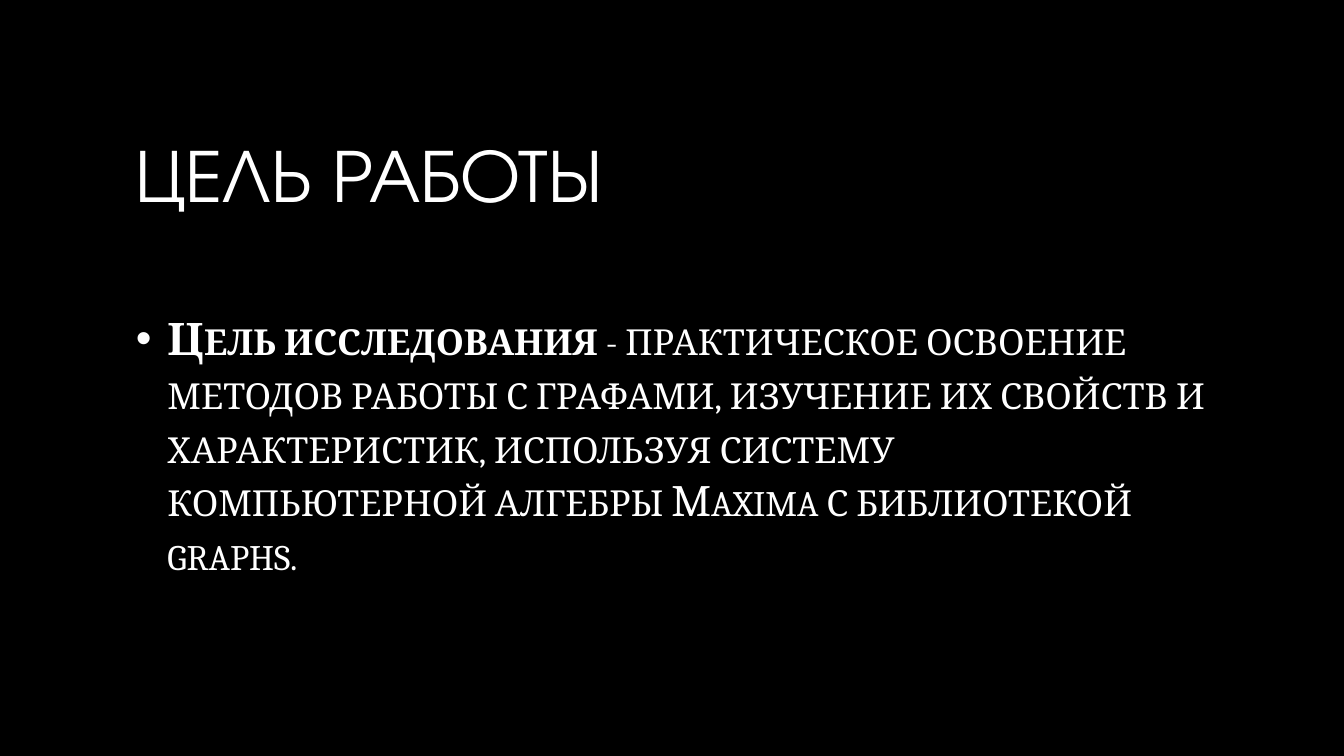
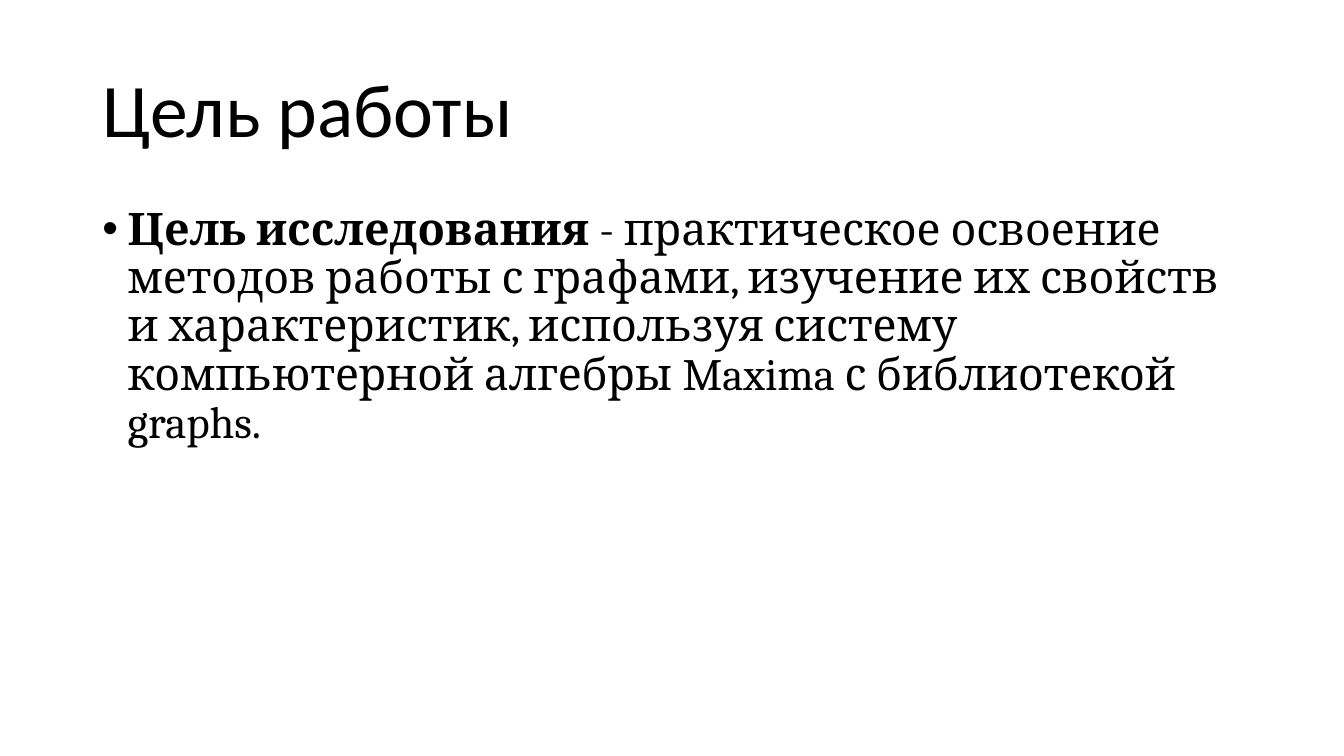
Before and after one commit to Lustitel/PPP_Labs, a slide deck: slide 2 of Lab2 презентация.pptx. Drawn at 1344x756 pixels with LibreOffice and Linux fonts; fonts in the diff are those of the drawing; background and template pictures are left out. Boxes give left, top, right and bottom in pixels: in the first picture for what was removed or moved away, otherwise in the second. Text is boxed around its words. In the diff, an @@ line names an element or a change of style, - is before the commit and + after.

```diff
--- a/Lab2 презентация.pptx
+++ b/Lab2 презентация.pptx
@@ background picture (left out) to #FFFFFF @@
@@ title at [102, 85, 513, 150]: text changed; font TeX Gyre Adventor to Calibri; text colour gradient #FFFFFF to #A6A6A6 to #000000 @@
-ЦЕЛЬ РАБОТЫ
+Цель работы
@@ text "Цель исследования - практическое освоение ...": place and size @@
-text "Цель исследования - практическое освоение ..." at [167, 329, 1205, 571]
+text "Цель исследования - практическое освоение ..." at [128, 213, 1219, 448]
@@ text "Цель исследования - практическое освоение ..." at [128, 213, 1219, 448]: text colour gradient #FFFFFF to #BFBFBF to #000000, small capitals off; indent changed; line spacing 1 to 0.9; less space between paragraphs; vertical alignment middle to top @@
```
Also in this commit, not shown: 24 other slides changed, 1 other file.
